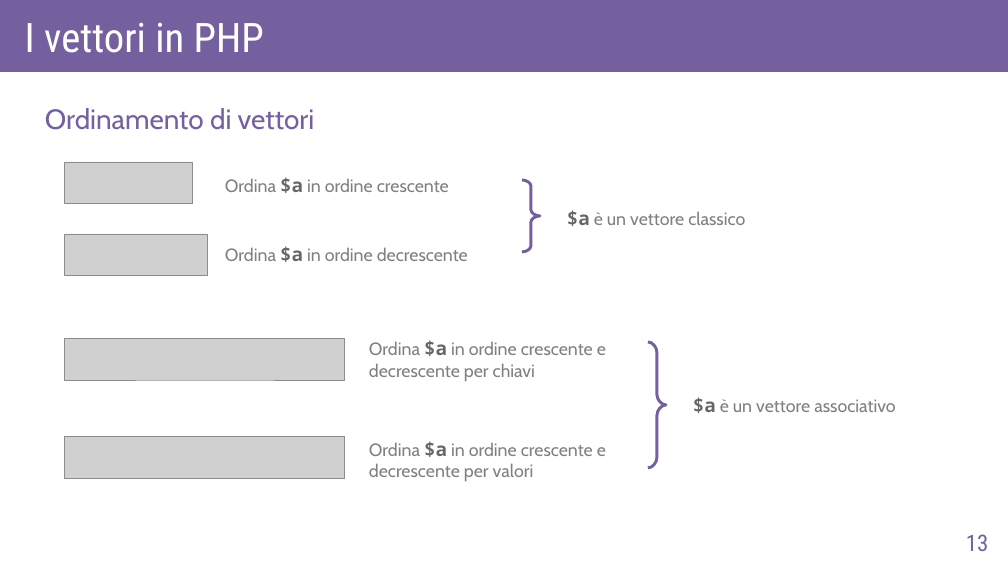
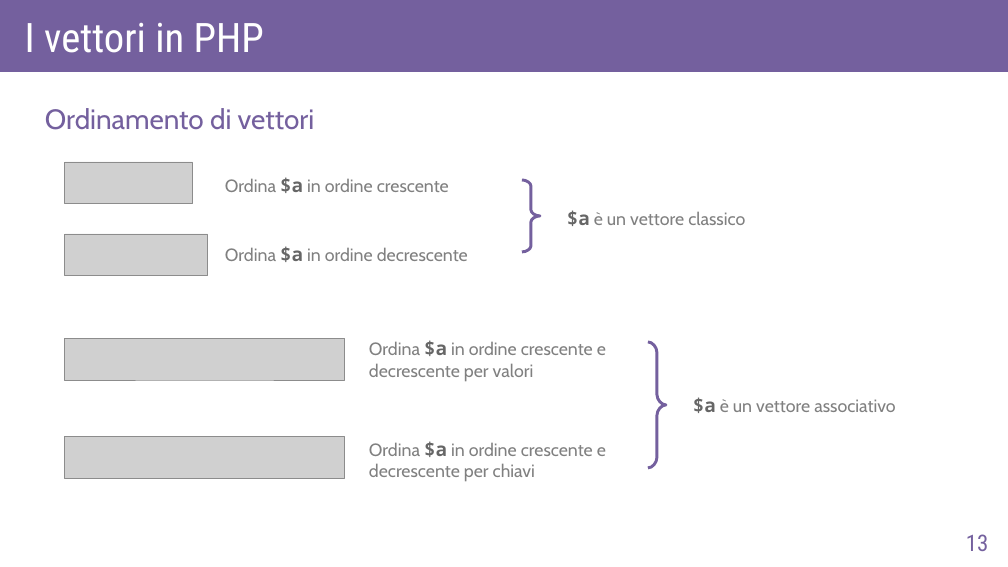
Before and after one commit to AlexF1789/corsoPHP, a slide deck: slide 13 of slide_odp/lez2.odp. Drawn at 1008x567 pixels with LibreOffice and Linux fonts; fonts in the diff are those of the drawing; grey boxes stand for pictures. Boxes give left, top, right and bottom in pixels: in the first picture for what was removed or moved away, otherwise in the second. Text is boxed around its words. In the diff, an @@ line names an element or a change of style, - is before the commit and + after.

```diff
--- a/slide_odp/lez2.odp
+++ b/slide_odp/lez2.odp
@@ text at [369,340,606,381]: text changed @@
-Ordina $a in ordine crescente e decrescente per chiavi
+Ordina $a in ordine crescente e decrescente per valori
@@ text at [369,441,606,481]: text changed @@
-Ordina $a in ordine crescente e decrescente per valori
+Ordina $a in ordine crescente e decrescente per chiavi
```
Also in this commit, not shown: 2 other files.
